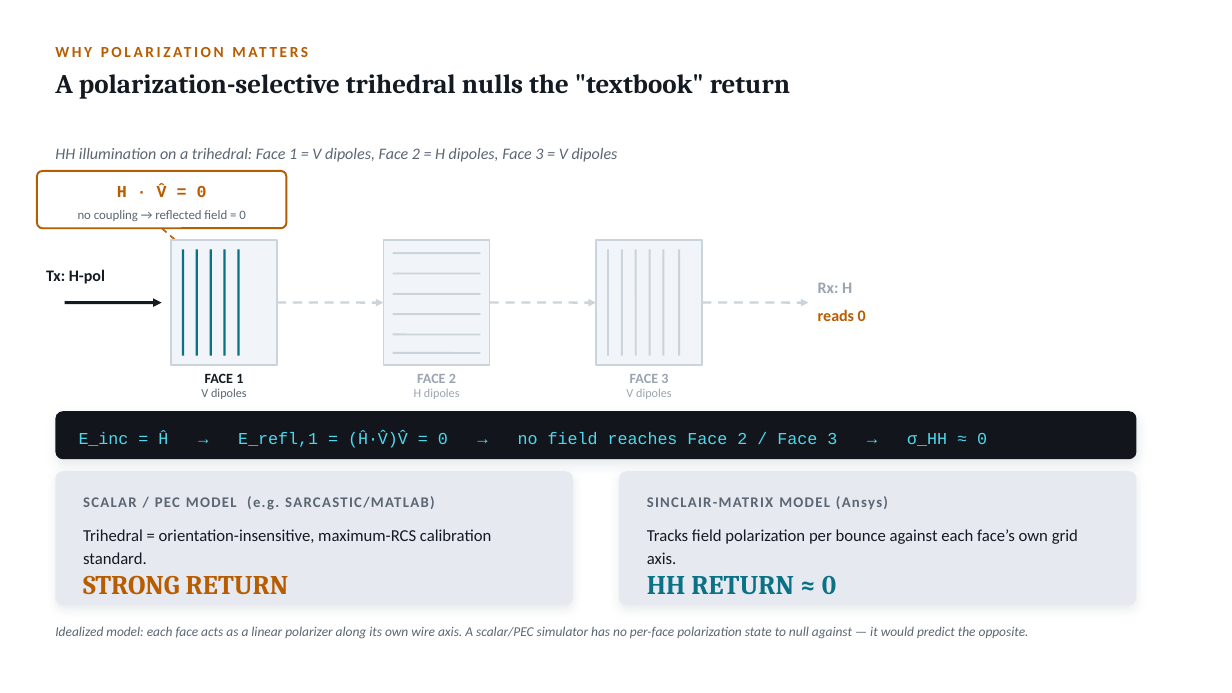
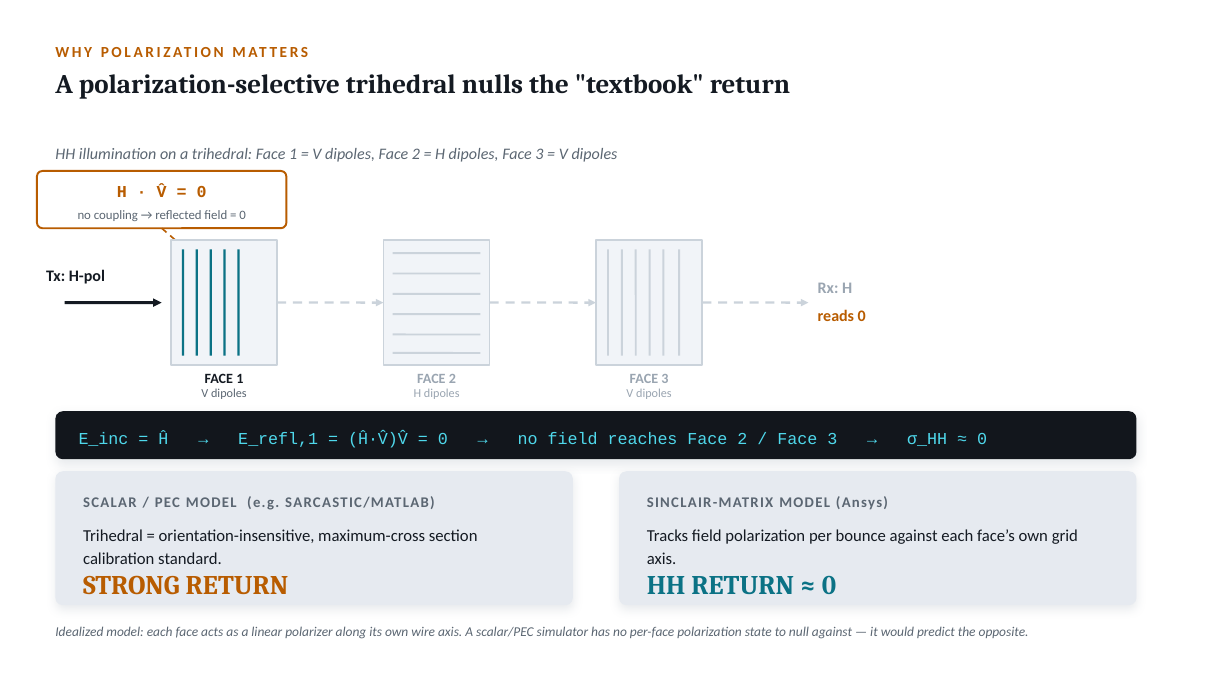
Before and after one commit to dphilli1-00/portfolio, a slide deck: slide 11 of beyond SARCASTIC.pptx. Drawn at 1232x693 pixels with LibreOffice and Linux fonts; fonts in the diff are those of the drawing. Boxes give left, top, right and bottom in pixels: in the first picture for what was removed or moved away, otherwise in the second. Text is boxed around its words. In the diff, an @@ line names an element or a change of style, - is before the commit and + after.

```diff
--- a/beyond SARCASTIC.pptx
+++ b/beyond SARCASTIC.pptx
@@ text at box(83, 529, 478, 564): text changed @@
-Trihedral = orientation-insensitive, maximum-RCS calibration standard.
+Trihedral = orientation-insensitive, maximum-cross section calibration standard.
```
Also in this commit, not shown: 5 other slides changed, 26 other files.
